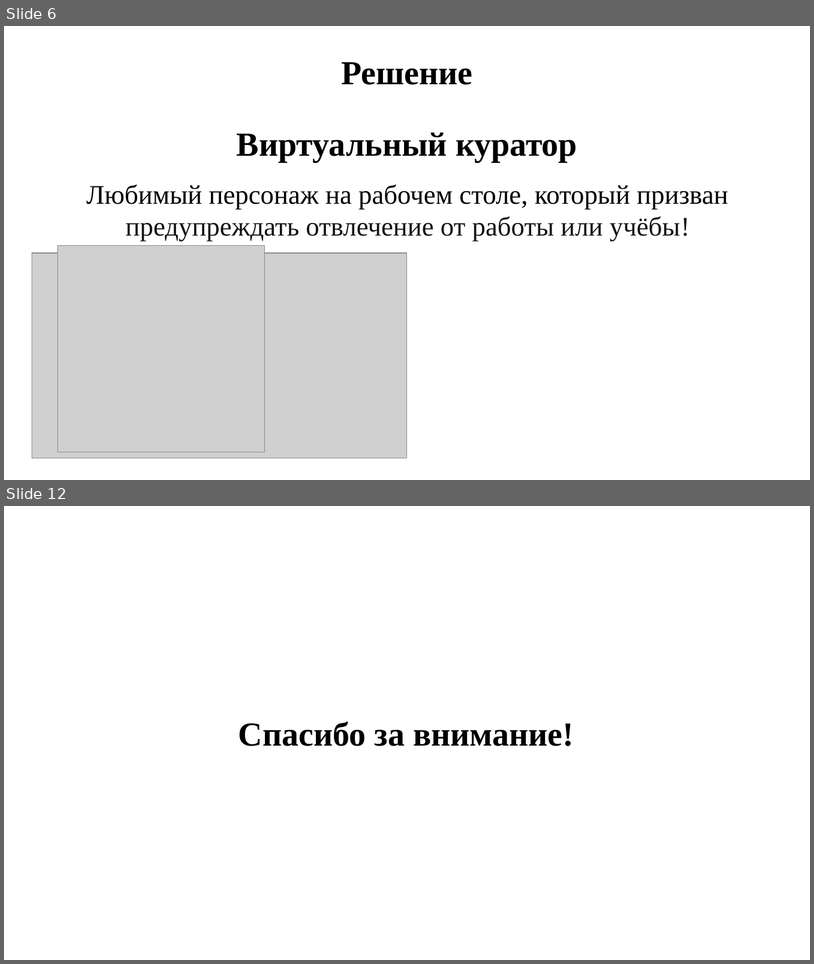
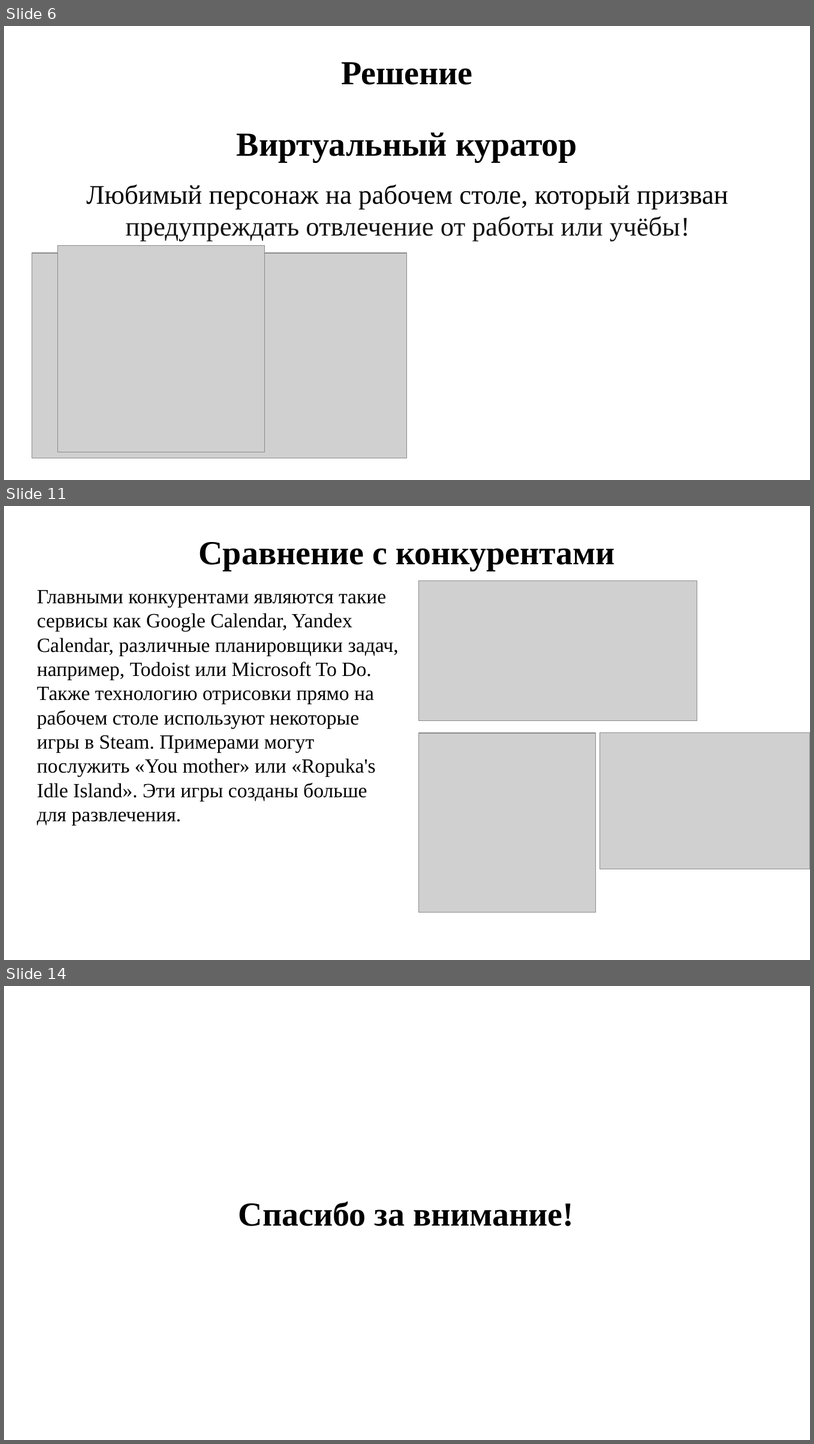
Before and after one commit to DronSyperlol/VirtualCurator, a slide deck: Docs/Presentation.pptx. Shown one above the other, each under a label of ours: slides 6 and 12 before the commit, slides 6, 11 and 14 after it; the slides between them are not shown. The pictures are 814x964 and 814x1444 pixels, drawn with LibreOffice and Linux fonts; fonts in the diff are those of the drawing; grey boxes stand for pictures. Boxes give left, top, right and bottom in pixels: in the first picture for what was removed or moved away, otherwise in the second. Text is boxed around its words. In the diff, an @@ line names an element or a change of style, - is before the commit and + after.

```diff
--- a/Docs/Presentation.pptx
+++ b/Docs/Presentation.pptx
@@ slide 11 added at (x1=4, y1=506, x2=810, y2=960), background #FFFFFF @@
@@ text added at (x1=199, y1=542, x2=615, y2=571), 40 pt, text #000000, bold @@
+Сравнение с конкурентами
@@ text added at (x1=37, y1=590, x2=399, y2=825), 24 pt, text #000000 @@
+Главными конкурентами являются такие сервисы как Google Calendar, Yandex Calendar, различные планировщики задач, например, Todoist или Microsoft To Do.
+Также технологию отрисовки прямо на рабочем столе используют некоторые игры в Steam. Примерами могут послужить «You mother» или «Ropuka's Idle Island». Эти игры созданы больше для развлечения.
@@ picture added at (x1=419, y1=580, x2=697, y2=720) @@
@@ picture added at (x1=419, y1=733, x2=596, y2=912) @@
@@ picture added at (x1=600, y1=733, x2=810, y2=869) @@
@@ what was slide 12 is now slide 14 @@
```
Also in this commit, not shown: 4 slides changed, 2 other slides added, 1 slide removed.
